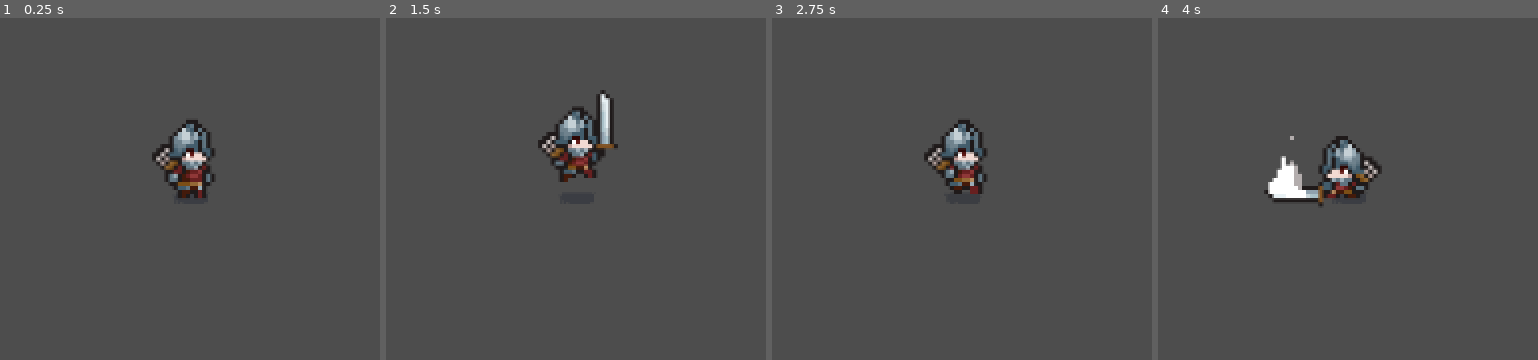
Above: before the commit, frames 1-4 (left to right).
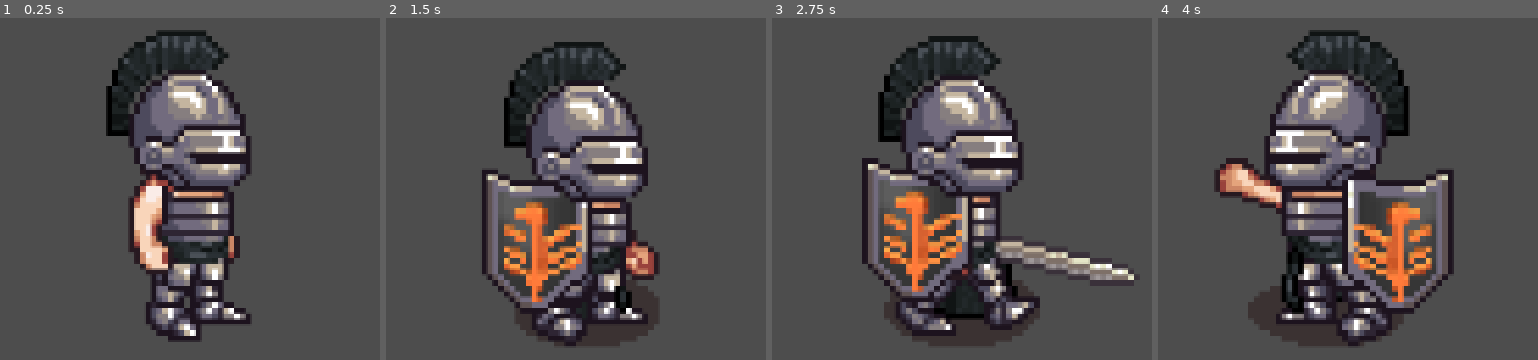
Above: after the commit, the same moments.

Repository: simon3tortora-ui/gioco-spade-godot
Game: Godot game, scene res://node_2d.tscn
Same seed, same stepped clock (60 frames per second), same inputs: the game is played once before the commit and once after it.
Inputs:
- Up to frame 1 (0.25 s): no input
- Up to frame 2 (1.5 s): hold D (move_right) 0.53-1.28 s; tap Space (attack) at 0.6, 1.35 s; hold S (move_down) from 1.28 s (still down)
- Up to frame 3 (2.75 s): release S (move_down) at 2.03 s; hold D (move_right) from 2.03 s (still down); tap Space (attack) at 2.1 s
- Up to frame 4 (4 s): release D (move_right) at 2.78 s; hold W (move_up) 2.78-3.53 s; tap Space (attack) at 2.85, 3.6 s; hold A (move_left) from 3.53 s (still down)

The runs differ from the first frame. In frame 1, 21% of the frame differs, in the area x 27-67%, y 3-95%; in frame 2, 26%; in frame 3, 27%; in frame 4, 29%, in the area x 14-78%, y 3-96%.

Commit message:
Sostituisce personaggio principale con guerriero romano (scudo arancione)
- Copia idle.png, walk.png, slash.png (LPC 64x64, row 3) in game/
- node_2d.tscn: rimossi sprite Soldier, aggiunti 17 AtlasTexture dal nuovo
  personaggio (2 idle, 9 walk, 6 slash, tutti da row 3 y=192)
- Animazioni: "fermo" 2 frame, "walk" 9 frame (loop), "slash" 6 frame (no loop)
- Scala AnimatedSprite2D: 3→4 per compensare frame 64px vs 100px
- character body2d.gd: rinominato "attack" → "slash" (stessa logica)

https://claude.ai/code/session_01GqteNNoCts3GJtPHCwK2FX

Diff:
--- a/game/character body2d.gd
+++ b/game/character body2d.gd
@@ -67,12 +67,12 @@
 
 func start_attack() -> void:
 	is_attacking = true
-	anim.play("attack")
+	anim.play("slash")
 
 
 func _on_animated_sprite_2d_animation_finished() -> void:
 	# Questa funzione viene chiamata SOLO se hai collegato il segnale animation_finished
-	if anim.animation == "attack":
+	if anim.animation == "slash":
 		is_attacking = false
 		anim.play("fermo")
 
--- a/game/node_2d.tscn
+++ b/game/node_2d.tscn
@@ -1,8 +1,9 @@
-[gd_scene load_steps=31 format=3 uid="uid://detqw0mu3migq"]
+[gd_scene load_steps=28 format=3 uid="uid://detqw0mu3migq"]
 
 [ext_resource type="Script" path="res://character body2d.gd" id="1_h1vkn"]
-[ext_resource type="Texture2D" uid="uid://3eby5ptesncv" path="res://Tiny RPG Character Asset Pack v1.03b -Free Soldier&Orc/Tiny RPG Character Asset Pack v1.03 -Free Soldier&Orc/Characters(100x100)/Soldier/Soldier/Soldier.png" id="1_n12bu"]
-[ext_resource type="Texture2D" uid="uid://2wkn1d7gt6bl" path="res://Tiny RPG Character Asset Pack v1.03b -Free Soldier&Orc/Tiny RPG Character Asset Pack v1.03 -Free Soldier&Orc/Characters(100x100)/Soldier/Soldier/Soldier-Walk.png" id="2_hl7ml"]
+[ext_resource type="Texture2D" path="res://animazioni personaggio principale/idle.png" id="idle_tex"]
+[ext_resource type="Texture2D" path="res://animazioni personaggio principale/walk.png" id="walk_tex"]
+[ext_resource type="Texture2D" path="res://animazioni personaggio principale/slash.png" id="slash_tex"]
 [ext_resource type="Texture2D" uid="uid://dutesva1vntnv" path="res://Tiny Swords (Free Pack)/Tiny Swords (Free Pack)/Terrain/Tileset/shadow/Shadow1.png" id="2_lh3ee"]
 [ext_resource type="Texture2D" uid="uid://ciyg6phuqjh8h" path="res://Tiny Swords (Free Pack)/Tiny Swords (Free Pack)/Terrain/Tileset/Shadow.png" id="2_vgl1d"]
 [ext_resource type="Texture2D" uid="uid://rvo17ss183u1" path="res://Tiny Swords (Free Pack)/Tiny Swords (Free Pack)/Terrain/Tileset/shadow/Shadow2.png" id="3_weac6"]
@@ -36,158 +37,137 @@
 "speed": 12.0
 }]
 
-[sub_resource type="AtlasTexture" id="AtlasTexture_bkku5"]
-atlas = ExtResource("1_n12bu")
-region = Rect2(0, 300, 100, 100)
-
-[sub_resource type="AtlasTexture" id="AtlasTexture_6ag1h"]
-atlas = ExtResource("1_n12bu")
-region = Rect2(100, 300, 100, 100)
-
-[sub_resource type="AtlasTexture" id="AtlasTexture_bejo4"]
-atlas = ExtResource("1_n12bu")
-region = Rect2(200, 300, 100, 100)
-
-[sub_resource type="AtlasTexture" id="AtlasTexture_ruvkf"]
-atlas = ExtResource("1_n12bu")
-region = Rect2(300, 300, 100, 100)
-
-[sub_resource type="AtlasTexture" id="AtlasTexture_2k0hg"]
-atlas = ExtResource("1_n12bu")
-region = Rect2(400, 300, 100, 100)
-
-[sub_resource type="AtlasTexture" id="AtlasTexture_o4uf7"]
-atlas = ExtResource("1_n12bu")
-region = Rect2(500, 300, 100, 100)
-
-[sub_resource type="AtlasTexture" id="AtlasTexture_6et1c"]
-atlas = ExtResource("1_n12bu")
-region = Rect2(0, 0, 100, 100)
-
-[sub_resource type="AtlasTexture" id="AtlasTexture_tkbol"]
-atlas = ExtResource("1_n12bu")
-region = Rect2(100, 0, 100, 100)
-
-[sub_resource type="AtlasTexture" id="AtlasTexture_6kjfo"]
-atlas = ExtResource("1_n12bu")
-region = Rect2(200, 0, 100, 100)
-
-[sub_resource type="AtlasTexture" id="AtlasTexture_ob0ke"]
-atlas = ExtResource("1_n12bu")
-region = Rect2(300, 0, 100, 100)
-
-[sub_resource type="AtlasTexture" id="AtlasTexture_8sbdc"]
-atlas = ExtResource("1_n12bu")
-region = Rect2(400, 0, 100, 100)
-
-[sub_resource type="AtlasTexture" id="AtlasTexture_5xeni"]
-atlas = ExtResource("1_n12bu")
-region = Rect2(500, 0, 100, 100)
-
-[sub_resource type="AtlasTexture" id="AtlasTexture_j5be5"]
-atlas = ExtResource("2_hl7ml")
-region = Rect2(0, 0, 100, 100)
-
-[sub_resource type="AtlasTexture" id="AtlasTexture_fr4y6"]
-atlas = ExtResource("2_hl7ml")
-region = Rect2(100, 0, 100, 100)
-
-[sub_resource type="AtlasTexture" id="AtlasTexture_xlvwy"]
-atlas = ExtResource("2_hl7ml")
-region = Rect2(200, 0, 100, 100)
-
-[sub_resource type="AtlasTexture" id="AtlasTexture_ate4q"]
-atlas = ExtResource("2_hl7ml")
-region = Rect2(300, 0, 100, 100)
-
-[sub_resource type="AtlasTexture" id="AtlasTexture_rv208"]
-atlas = ExtResource("2_hl7ml")
-region = Rect2(400, 0, 100, 100)
-
-[sub_resource type="AtlasTexture" id="AtlasTexture_fsux6"]
-atlas = ExtResource("2_hl7ml")
-region = Rect2(500, 0, 100, 100)
-
-[sub_resource type="AtlasTexture" id="AtlasTexture_xlhkt"]
-atlas = ExtResource("2_hl7ml")
-region = Rect2(600, 0, 100, 100)
-
-[sub_resource type="AtlasTexture" id="AtlasTexture_a756n"]
-atlas = ExtResource("2_hl7ml")
-region = Rect2(700, 0, 100, 100)
+[sub_resource type="AtlasTexture" id="AtlasTexture_idle_0"]
+atlas = ExtResource("idle_tex")
+region = Rect2(0, 192, 64, 64)
+
+[sub_resource type="AtlasTexture" id="AtlasTexture_idle_1"]
+atlas = ExtResource("idle_tex")
+region = Rect2(64, 192, 64, 64)
+
+[sub_resource type="AtlasTexture" id="AtlasTexture_walk_0"]
+atlas = ExtResource("walk_tex")
+region = Rect2(0, 192, 64, 64)
+
+[sub_resource type="AtlasTexture" id="AtlasTexture_walk_1"]
+atlas = ExtResource("walk_tex")
+region = Rect2(64, 192, 64, 64)
+
+[sub_resource type="AtlasTexture" id="AtlasTexture_walk_2"]
+atlas = ExtResource("walk_tex")
+region = Rect2(128, 192, 64, 64)
+
+[sub_resource type="AtlasTexture" id="AtlasTexture_walk_3"]
+atlas = ExtResource("walk_tex")
+region = Rect2(192, 192, 64, 64)
+
+[sub_resource type="AtlasTexture" id="AtlasTexture_walk_4"]
+atlas = ExtResource("walk_tex")
+region = Rect2(256, 192, 64, 64)
+
+[sub_resource type="AtlasTexture" id="AtlasTexture_walk_5"]
+atlas = ExtResource("walk_tex")
+region = Rect2(320, 192, 64, 64)
+
+[sub_resource type="AtlasTexture" id="AtlasTexture_walk_6"]
+atlas = ExtResource("walk_tex")
+region = Rect2(384, 192, 64, 64)
+
+[sub_resource type="AtlasTexture" id="AtlasTexture_walk_7"]
+atlas = ExtResource("walk_tex")
+region = Rect2(448, 192, 64, 64)
+
+[sub_resource type="AtlasTexture" id="AtlasTexture_walk_8"]
+atlas = ExtResource("walk_tex")
+region = Rect2(512, 192, 64, 64)
+
+[sub_resource type="AtlasTexture" id="AtlasTexture_slash_0"]
+atlas = ExtResource("slash_tex")
+region = Rect2(0, 192, 64, 64)
+
+[sub_resource type="AtlasTexture" id="AtlasTexture_slash_1"]
+atlas = ExtResource("slash_tex")
+region = Rect2(64, 192, 64, 64)
+
+[sub_resource type="AtlasTexture" id="AtlasTexture_slash_2"]
+atlas = ExtResource("slash_tex")
+region = Rect2(128, 192, 64, 64)
+
+[sub_resource type="AtlasTexture" id="AtlasTexture_slash_3"]
+atlas = ExtResource("slash_tex")
+region = Rect2(192, 192, 64, 64)
+
+[sub_resource type="AtlasTexture" id="AtlasTexture_slash_4"]
+atlas = ExtResource("slash_tex")
+region = Rect2(256, 192, 64, 64)
+
+[sub_resource type="AtlasTexture" id="AtlasTexture_slash_5"]
+atlas = ExtResource("slash_tex")
+region = Rect2(320, 192, 64, 64)
 
 [sub_resource type="SpriteFrames" id="SpriteFrames_oy5oc"]
 animations = [{
 "frames": [{
 "duration": 1.0,
-"texture": SubResource("AtlasTexture_bkku5")
-}, {
-"duration": 1.0,
-"texture": SubResource("AtlasTexture_6ag1h")
-}, {
-"duration": 1.0,
-"texture": SubResource("AtlasTexture_bejo4")
-}, {
-"duration": 1.0,
-"texture": SubResource("AtlasTexture_ruvkf")
-}, {
-"duration": 1.0,
-"texture": SubResource("AtlasTexture_2k0hg")
-}, {
-"duration": 1.0,
-"texture": SubResource("AtlasTexture_o4uf7")
+"texture": SubResource("AtlasTexture_idle_0")
+}, {
+"duration": 1.0,
+"texture": SubResource("AtlasTexture_idle_1")
+}],
+"loop": true,
+"name": &"fermo",
+"speed": 8.0
+}, {
+"frames": [{
+"duration": 1.0,
+"texture": SubResource("AtlasTexture_slash_0")
+}, {
+"duration": 1.0,
+"texture": SubResource("AtlasTexture_slash_1")
+}, {
+"duration": 1.0,
+"texture": SubResource("AtlasTexture_slash_2")
+}, {
+"duration": 1.0,
+"texture": SubResource("AtlasTexture_slash_3")
+}, {
+"duration": 1.0,
+"texture": SubResource("AtlasTexture_slash_4")
+}, {
+"duration": 1.0,
+"texture": SubResource("AtlasTexture_slash_5")
 }],
 "loop": false,
-"name": &"attack",
-"speed": 12.0
-}, {
-"frames": [{
-"duration": 1.0,
-"texture": SubResource("AtlasTexture_6et1c")
-}, {
-"duration": 1.0,
-"texture": SubResource("AtlasTexture_tkbol")
-}, {
-"duration": 1.0,
-"texture": SubResource("AtlasTexture_6kjfo")
-}, {
-"duration": 1.0,
-"texture": SubResource("AtlasTexture_ob0ke")
-}, {
-"duration": 1.0,
-"texture": SubResource("AtlasTexture_8sbdc")
-}, {
-"duration": 1.0,
-"texture": SubResource("AtlasTexture_5xeni")
-}],
-"loop": true,
-"name": &"fermo",
-"speed": 12.0
-}, {
-"frames": [{
-"duration": 1.0,
-"texture": SubResource("AtlasTexture_j5be5")
-}, {
-"duration": 1.0,
-"texture": SubResource("AtlasTexture_fr4y6")
-}, {
-"duration": 1.0,
-"texture": SubResource("AtlasTexture_xlvwy")
-}, {
-"duration": 1.0,
-"texture": SubResource("AtlasTexture_ate4q")
-}, {
-"duration": 1.0,
-"texture": SubResource("AtlasTexture_rv208")
-}, {
-"duration": 1.0,
-"texture": SubResource("AtlasTexture_fsux6")
-}, {
-"duration": 1.0,
-"texture": SubResource("AtlasTexture_xlhkt")
-}, {
-"duration": 1.0,
-"texture": SubResource("AtlasTexture_a756n")
+"name": &"slash",
+"speed": 12.0
+}, {
+"frames": [{
+"duration": 1.0,
+"texture": SubResource("AtlasTexture_walk_0")
+}, {
+"duration": 1.0,
+"texture": SubResource("AtlasTexture_walk_1")
+}, {
+"duration": 1.0,
+"texture": SubResource("AtlasTexture_walk_2")
+}, {
+"duration": 1.0,
+"texture": SubResource("AtlasTexture_walk_3")
+}, {
+"duration": 1.0,
+"texture": SubResource("AtlasTexture_walk_4")
+}, {
+"duration": 1.0,
+"texture": SubResource("AtlasTexture_walk_5")
+}, {
+"duration": 1.0,
+"texture": SubResource("AtlasTexture_walk_6")
+}, {
+"duration": 1.0,
+"texture": SubResource("AtlasTexture_walk_7")
+}, {
+"duration": 1.0,
+"texture": SubResource("AtlasTexture_walk_8")
 }],
 "loop": true,
 "name": &"walk",
@@ -212,11 +192,10 @@
 
 [node name="AnimatedSprite2D" type="AnimatedSprite2D" parent="."]
 position = Vector2(391, 232)
-scale = Vector2(3, 3)
+scale = Vector2(4, 4)
 sprite_frames = SubResource("SpriteFrames_oy5oc")
-animation = &"walk"
+animation = &"fermo"
 autoplay = "fermo"
-frame_progress = 0.0251077
 
 [node name="Camera2D" type="Camera2D" parent="."]
 position = Vector2(572, 327)
Binary file added: game/animazioni personaggio principale/idle.png
Binary file added: game/animazioni personaggio principale/slash.png
Binary file added: game/animazioni personaggio principale/walk.png
